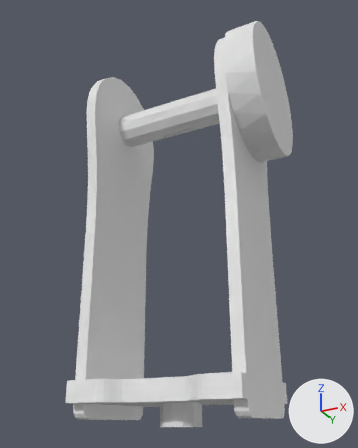
One commit to the COLLADA model meshes/link5.dae: the scene before it, then after it.
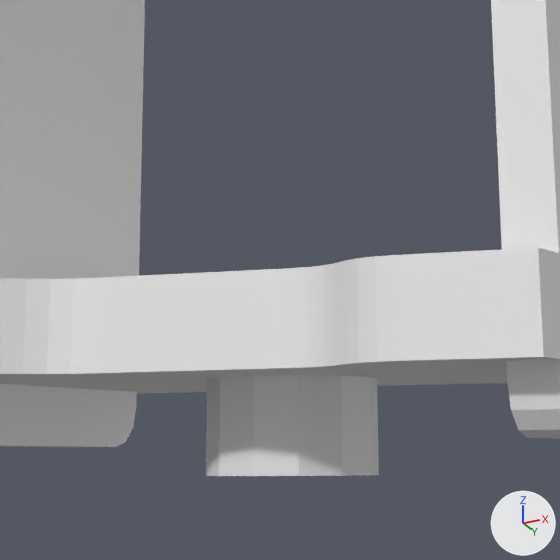
There are two pictures of each version: one whole from a 50 mm camera at (0.1127, -0.6421, 0.4143) aimed at (-0.0005, -0.4157, 0.5162), one close up on the part from 31% to 69% of the width and 69% to 100% of the height. Arrows for +X, +Y and +Z are at lower right; the lights stay in place.

Names of what the first close-up shows: 'link5'.
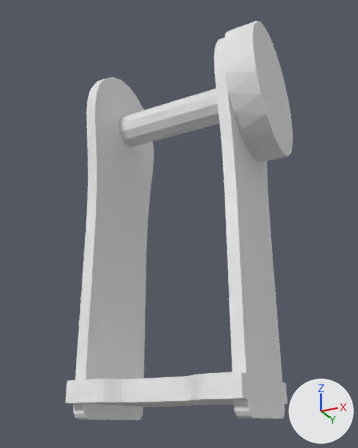
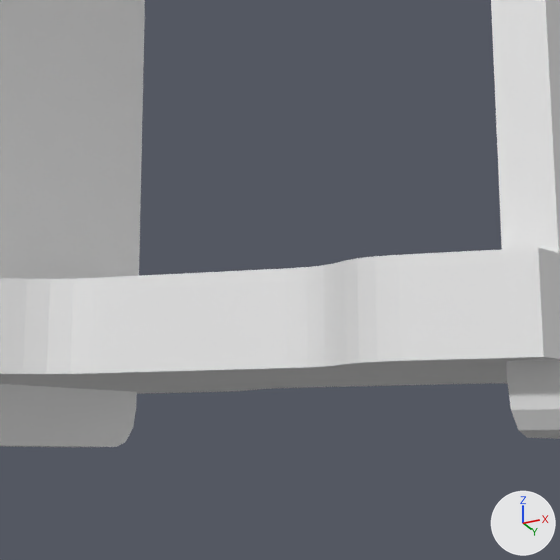
The change in detail:
me_link5 is used by ob_link5; location (0.0, 0.0, 0.0).
me_link5 had 421 vertices, 842 faces and spanned x -0.048..0.058, y -0.451..-0.376, z 0.413..0.624.
me_link5 now has 397 vertices, 794 faces and spans x -0.048..0.058, y -0.451..-0.376, z 0.416..0.624.
Part 1, on me_link5:
24 vertices are removed from x -0.01..0.01, y -0.424..-0.404, z 0.413..0.424.
62 faces are deleted.
14 new faces join them.

Pixel boxes [x1, y1, x2, y2] of what changed, in the close-ups (560 x 560 px):
'link5', reshaped
    before: [0, 0, 560, 476]
    after: [0, 0, 560, 447]
part 1 of me_link5, cut back
    before: [0, 361, 507, 476]
    after: [0, 361, 507, 392]
